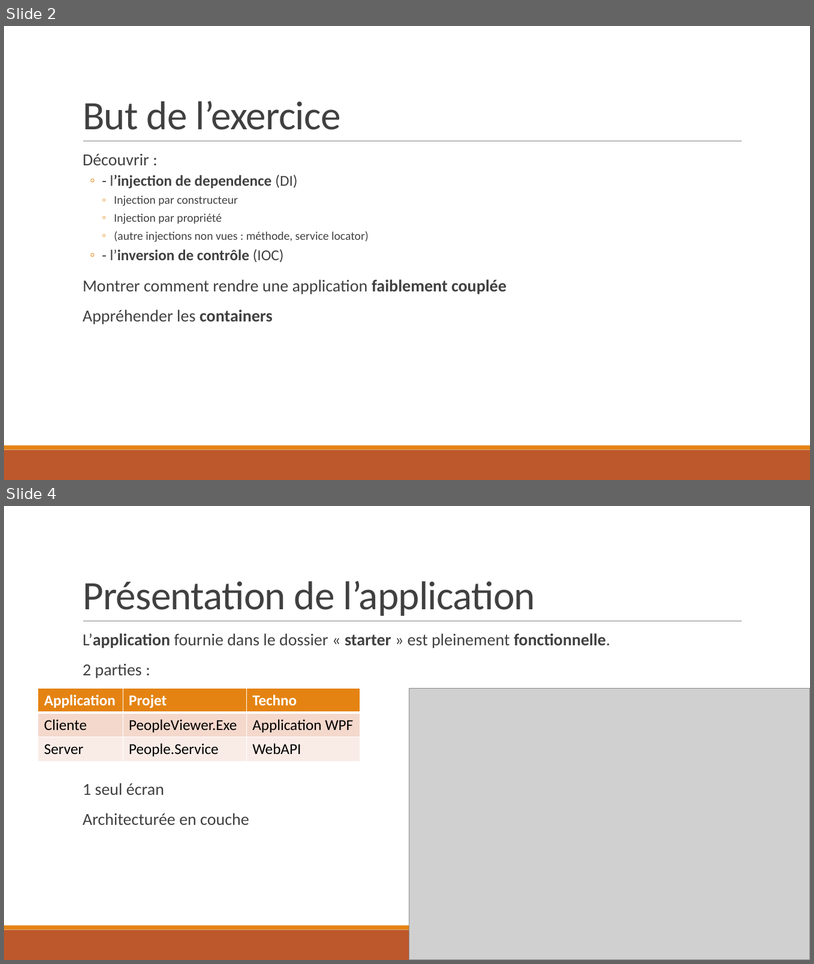
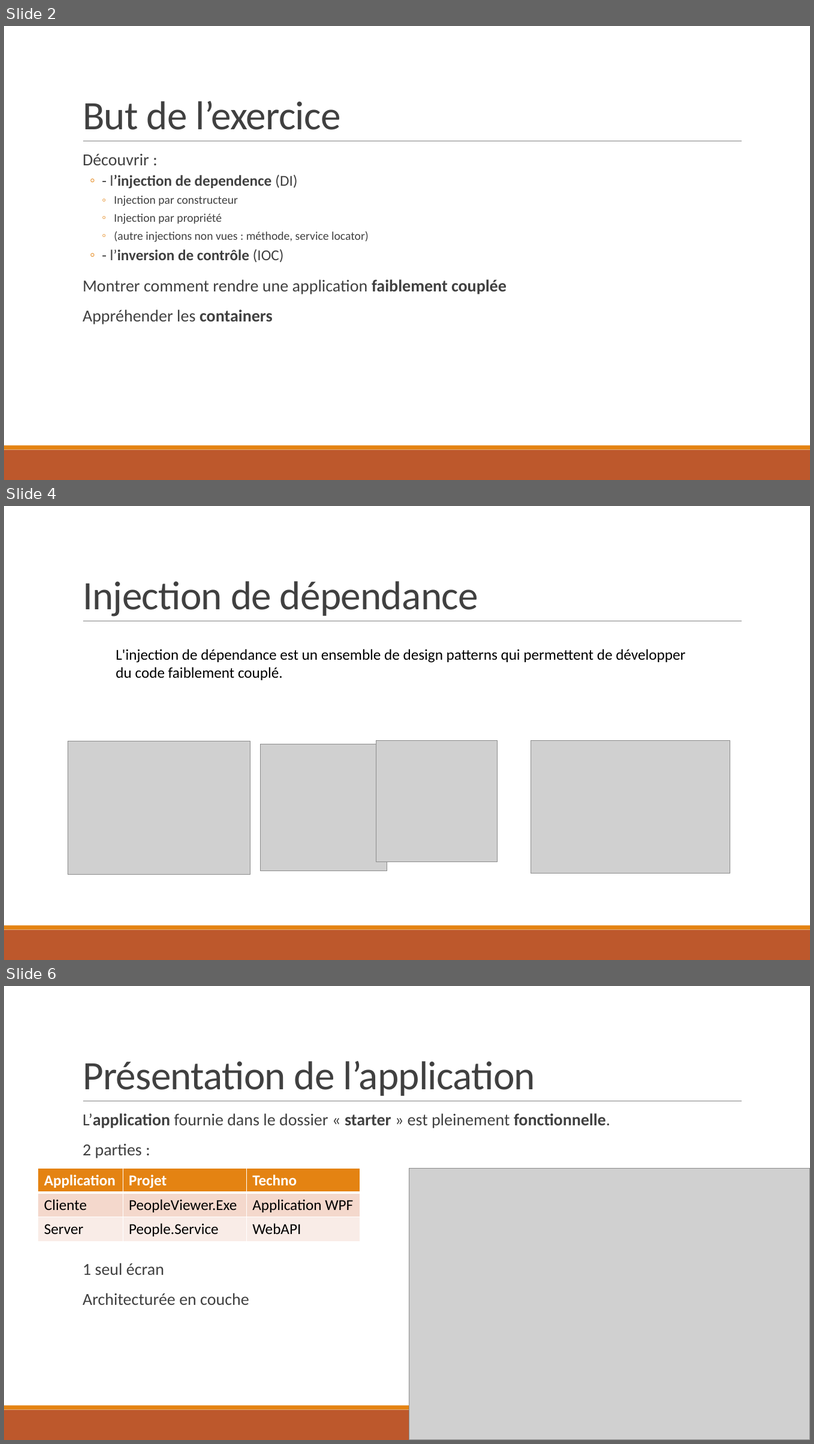
Before and after one commit to Sybaris-Classroom/Exercices, a slide deck: DependencyInjection/Exercice DependencyInjection.pptx. Shown one above the other, each under a label of ours: slides 2 and 4 before the commit, slides 2, 4 and 6 after it; the slides between them are not shown. The pictures are 814x964 and 814x1444 pixels, drawn with LibreOffice and Linux fonts; fonts in the diff are those of the drawing; grey boxes stand for pictures. Boxes give left, top, right and bottom in pixels: in the first picture for what was removed or moved away, otherwise in the second. Text is boxed around its words. In the diff, an @@ line names an element or a change of style, - is before the commit and + after.

Commit message:
Added readme dependencyInjection + video

```diff
--- a/DependencyInjection/Exercice DependencyInjection.pptx
+++ b/DependencyInjection/Exercice DependencyInjection.pptx
@@ slide 4 added at <box>4,506,810,960</box>, background #FFFFFF; not listed: 3 template elements that a slide beside it also shows @@
@@ title added at <box>83,581,479,616</box>, 48 pt, text #404040 @@
+Injection de dépendance
@@ text added at <box>116,649,686,680</box>, 18 pt, text #000000 @@
+L'injection de dépendance est un ensemble de design patterns qui permettent de développer
+du code faiblement couplé.
@@ picture added at <box>68,741,250,874</box> @@
@@ picture added at <box>260,744,387,871</box> @@
@@ picture added at <box>377,741,498,862</box> @@
@@ picture added at <box>531,741,730,873</box> @@
@@ what was slide 4 is now slide 6 @@
```
Also in this commit, not shown: 7 slides changed, 7 other slides added, 1 other file.
